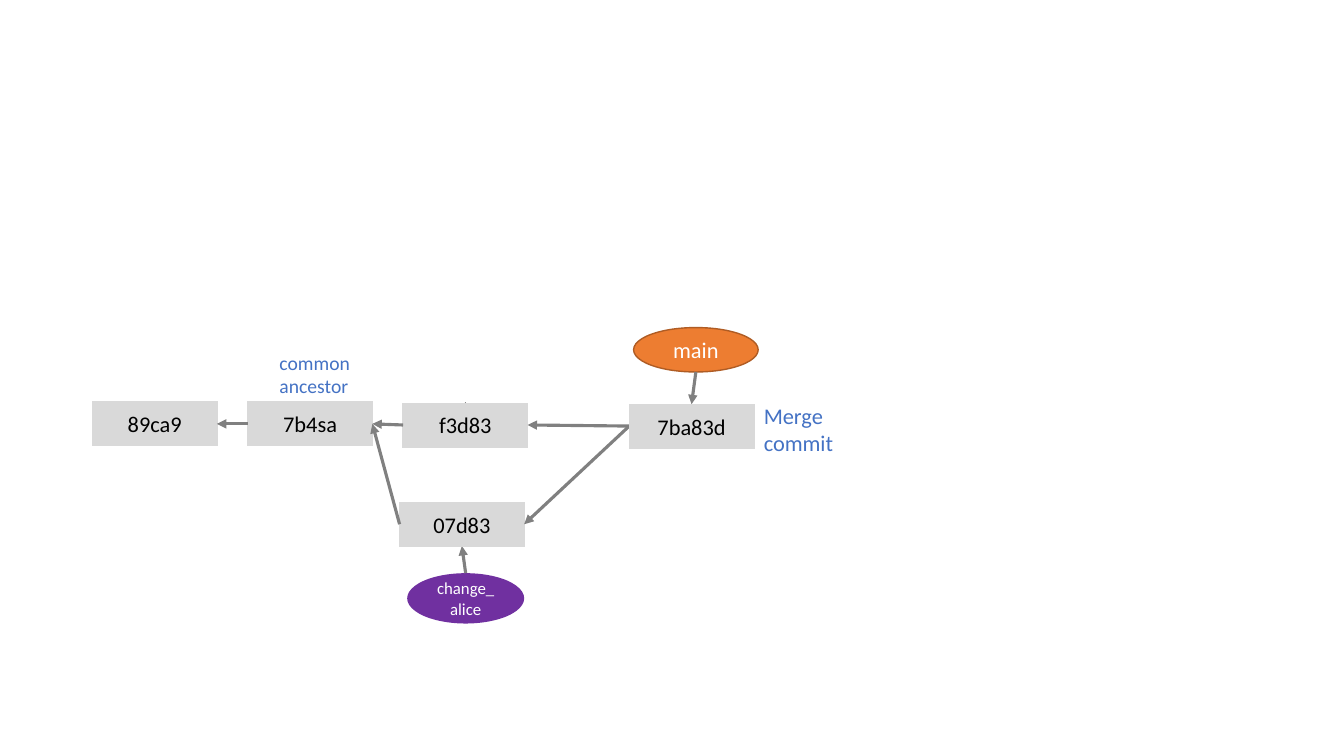
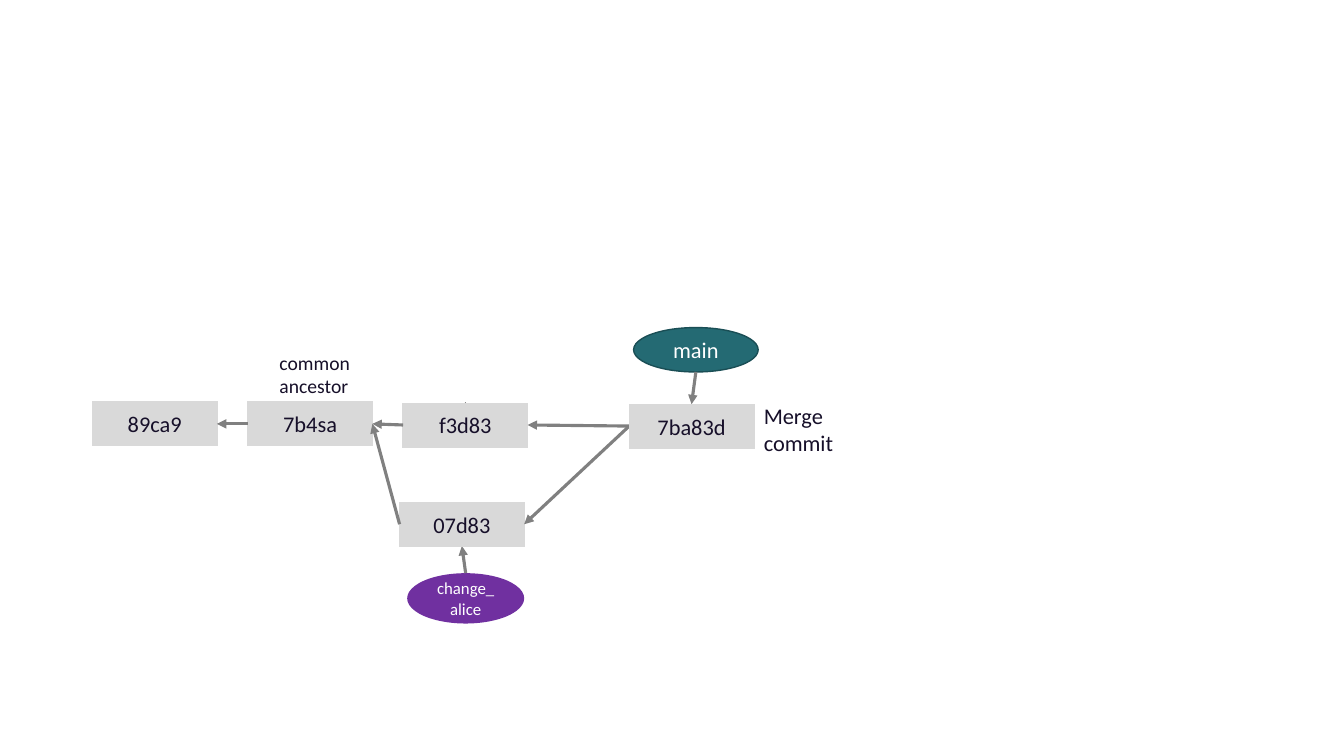
Before and after one commit to selinaZitrone/get-started-with-git, a slide deck: slide 60 of slides/img/images.pptx (slide 24 before the commit). Drawn at 1344x756 pixels with LibreOffice and Linux fonts; fonts in the diff are those of the drawing. Boxes give left, top, right and bottom in pixels: in the first picture for what was removed or moved away, otherwise in the second. Text is boxed around its words. In the diff, an @@ line names an element or a change of style, - is before the commit and + after.

```diff
--- a/slides/img/images.pptx
+++ b/slides/img/images.pptx
@@ ellipse "main" at <box>634,328,759,372</box>: fill #ED7D31 to #246A73; outline #AF5C24 1 pt to #1B4E55 1 pt @@
@@ text colour #000000 to #160F29 in 5 elements at <box>93,402,218,446</box>, <box>248,402,373,446</box>, <box>403,403,528,447</box>, <box>399,502,524,545</box>, <box>629,404,754,448</box> @@
@@ text colour #4472C4 to #160F29 in 3 elements at <box>279,360,349,393</box>, <box>450,506,608,615</box>, <box>764,409,833,451</box> @@
```
Also in this commit, not shown: 21 other slides changed, 45 slides added, 10 slides removed, 2 other files.
